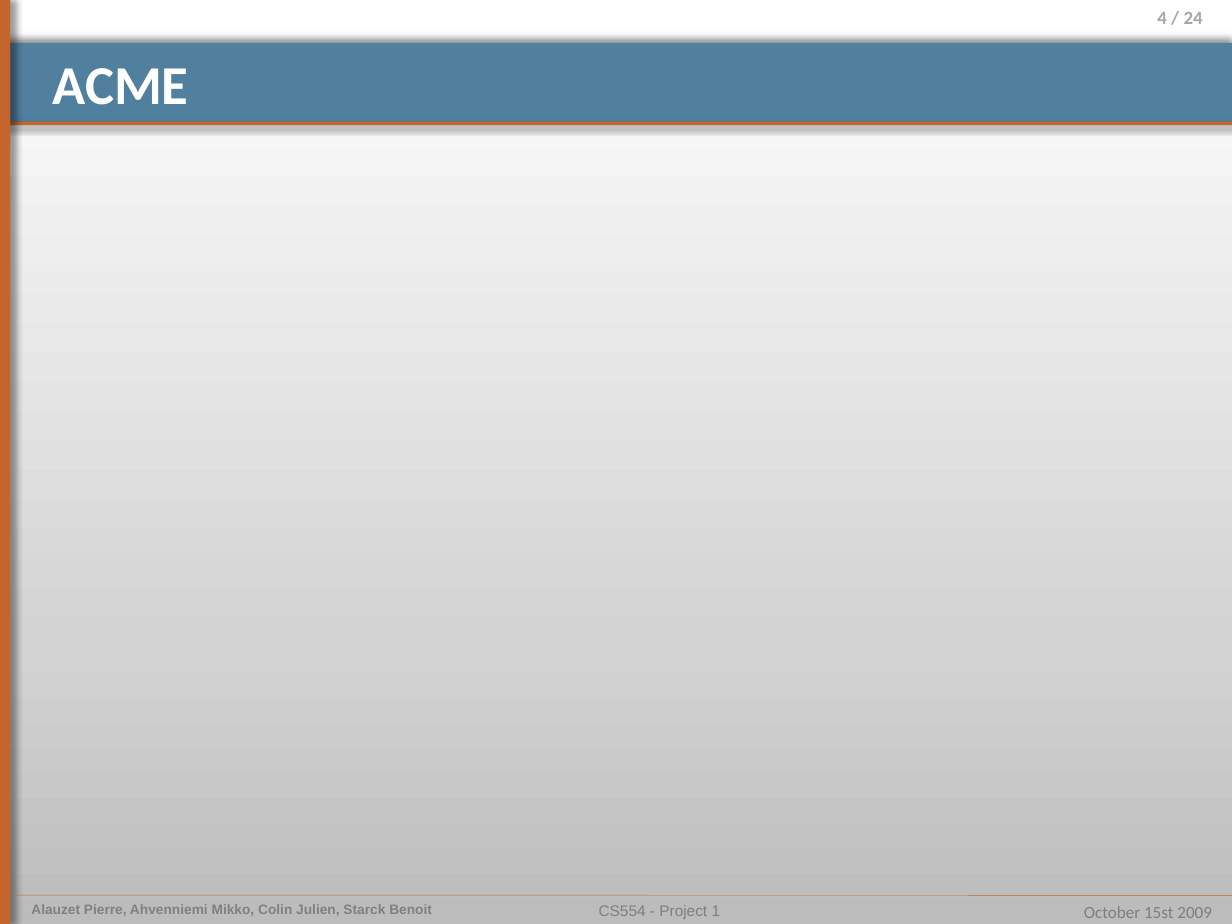
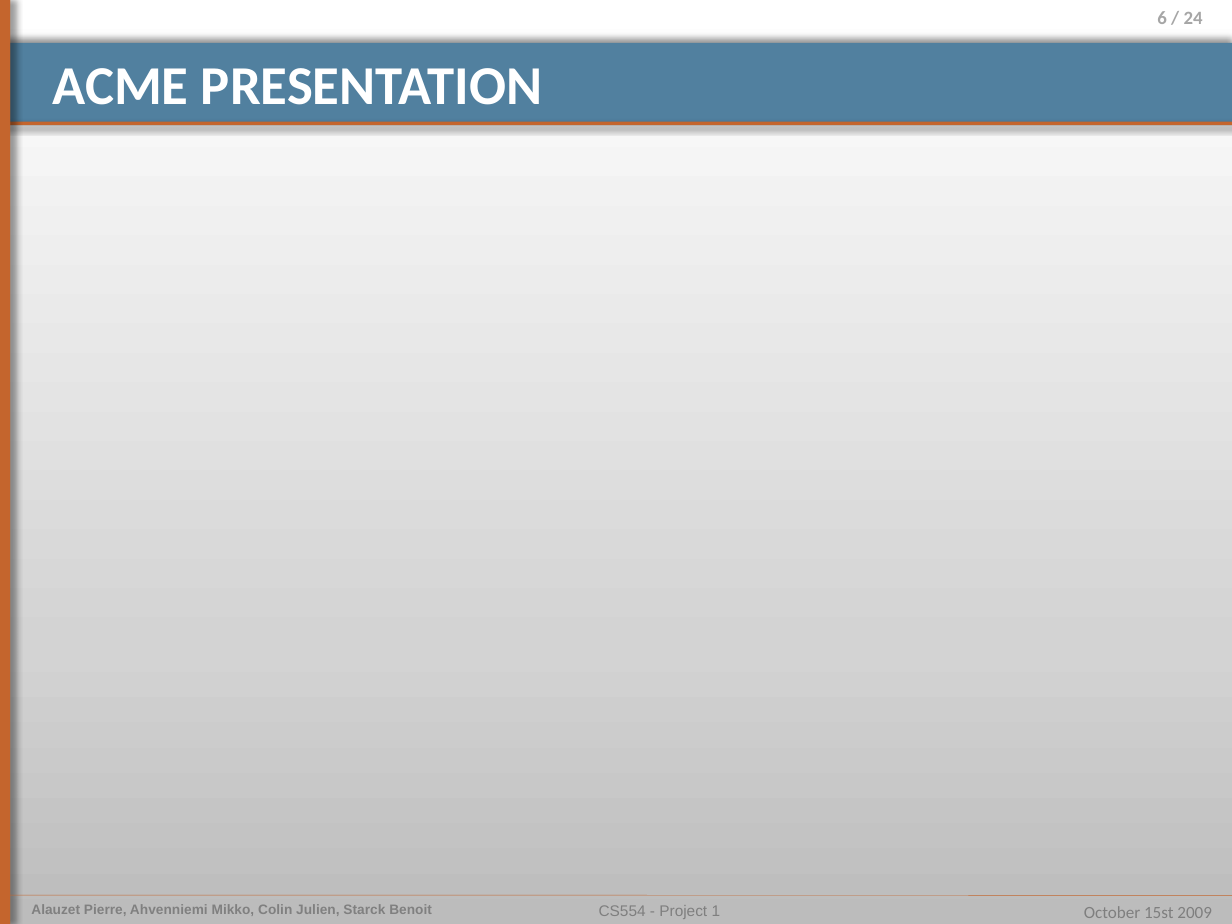
Before and after one commit to pierrealauzet/euroteam, a slide deck: slide 6 of Project 2/Part1/CS554_EuroTeam_Project1_julien.pptx (slide 4 before the commit). Drawn at 1232x924 pixels with LibreOffice and Linux fonts; fonts in the diff are those of the drawing. Boxes give left, top, right and bottom in pixels: in the first picture for what was removed or moved away, otherwise in the second. Text is boxed around its words. In the diff, an @@ line names an element or a change of style, - is before the commit and + after.

```diff
--- a/Project 2/Part1/CS554_EuroTeam_Project1_julien.pptx
+++ b/Project 2/Part1/CS554_EuroTeam_Project1_julien.pptx
@@ page number at (1157,11,1203,24): text changed @@
-4 / 24
+6 / 24
@@ title at (53,68,542,105): text changed @@
-ACME
+ACME PRESENTATION
```
Also in this commit, not shown: 2 slides added.
